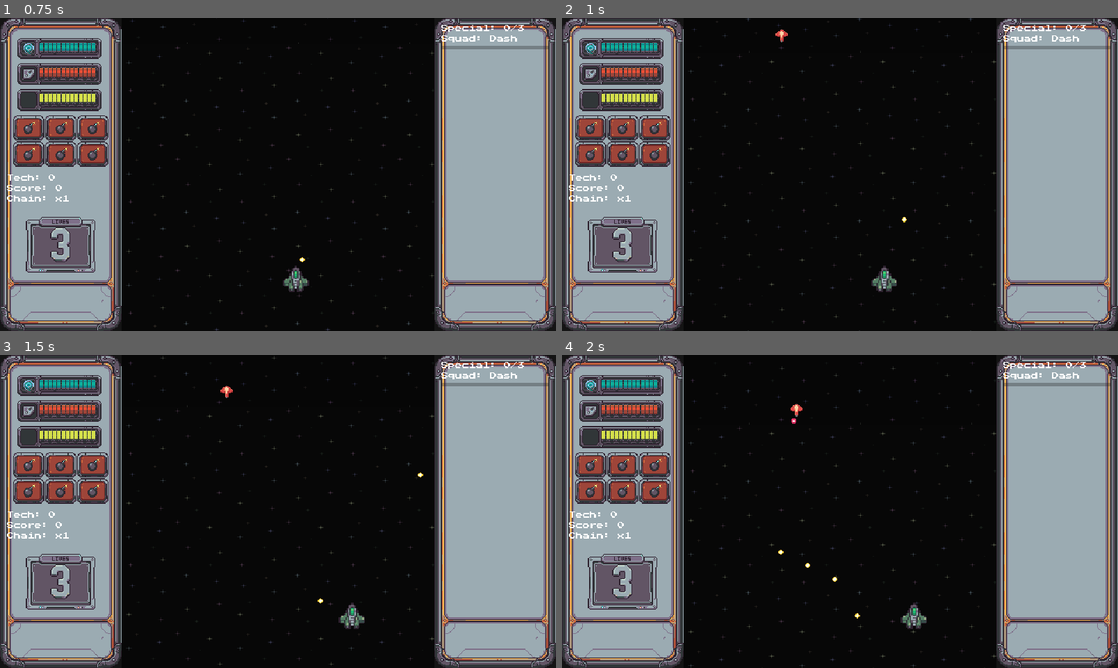
Above: before the commit, frames 1-4 (two rows, left to right).
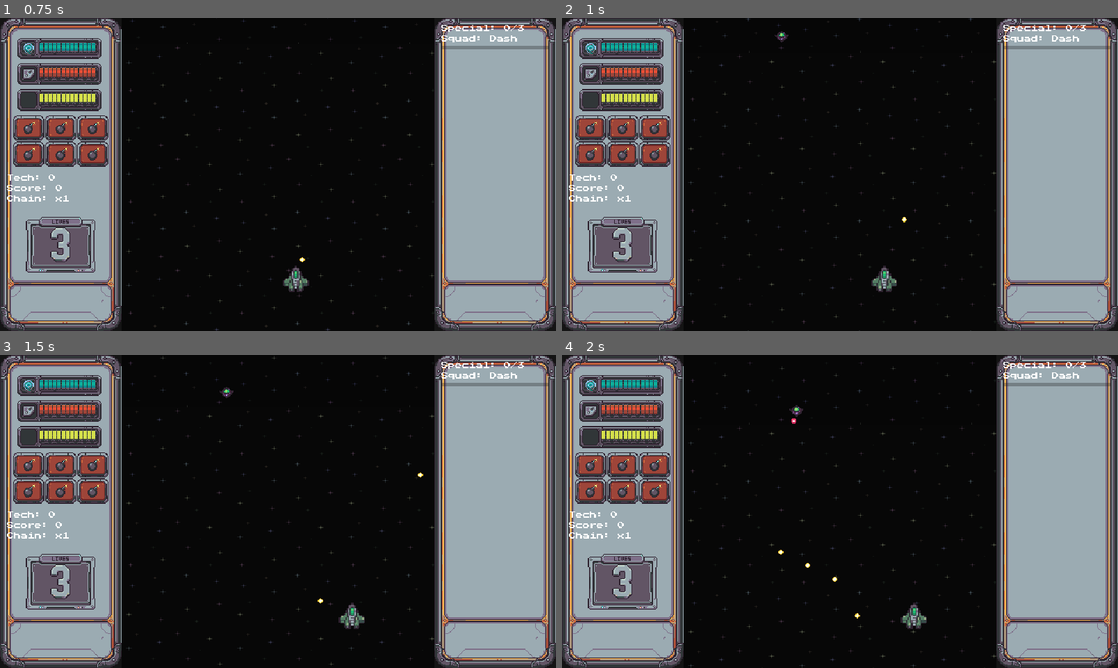
Above: after the commit, the same moments.

Repository: Funfetsunk/terra-intercept
Game: Godot game, scene res://scenes/levels/test_range.tscn
Same seed, same stepped clock (60 frames per second), same inputs: the game is played once before the commit and once after it. This scene is started directly instead of the project's main scene.
Inputs (mouse positions are in pixels of both pictures, inside the frame that each line leads up to):
- Up to frame 1 (0.75 s): tap Enter (ui_accept) at 0.5 s; move the mouse to (400, 158) at 0.52 s; hold D (p1_move_right) from 0.53 s (still down); click (400, 158) at 0.6 s
- Up to frame 2 (1 s): keep holding D (p1_move_right); tap Enter (ui_accept) at 0.77 s
- Up to frame 3 (1.5 s): release D (p1_move_right) at 1.25 s; drag from (166, 527) to (350, 614) at 1.27 s
- Up to frame 4 (2 s): no input

Frame 1 is identical in both runs. In frame 2, less than 0.1% of the frame differs, in the area x 38-41%, y 3-8%; in frame 3, less than 0.1%; in frame 4, less than 0.1%, in the area x 40-44%, y 15-20%.

Commit message:
Add real art for the drone, swarmer and lander pod
Generated with PixelLab and remapped onto Resurrect 64. The alien look
across all three is violet armour with green glowing cores. Each enemy
is now an AnimatedSprite2D driven by a SpriteFrames resource built from a
grid-sliced sheet, with a 2-frame glow pulse. The lander pod plays falling,
unfold and active animations in place of the old placeholder colour tint.
unfold_delay now defaults to 0.375s to match its 3-frame unfold.
Hitboxes are unchanged.

Co-Authored-By: Claude Opus 5.5 <noreply@anthropic.com>
Claude-Session: https://claude.ai/code/session_01H357k7vYWoZ8XVmx2UrTn5

Diff:
--- /dev/null
+++ b/art/sprites/enemies/drone_frames.tres
@@ -0,0 +1,25 @@
+[gd_resource type="SpriteFrames" format=3 uid="uid://ccah0gny3pmid"]
+
+[ext_resource type="Texture2D" uid="uid://7jey3abt4feb" path="res://art/sprites/enemies/drone.png" id="1_bpbpi"]
+
+[sub_resource type="AtlasTexture" id="AtlasTexture_fpca3"]
+atlas = ExtResource("1_bpbpi")
+region = Rect2(0, 0, 16, 16)
+
+[sub_resource type="AtlasTexture" id="AtlasTexture_aphrr"]
+atlas = ExtResource("1_bpbpi")
+region = Rect2(16, 0, 16, 16)
+
+[resource]
+animations = [{
+"frames": [{
+"duration": 1.0,
+"texture": SubResource("AtlasTexture_fpca3")
+}, {
+"duration": 1.0,
+"texture": SubResource("AtlasTexture_aphrr")
+}],
+"loop": 1,
+"name": &"idle",
+"speed": 4.0
+}]
--- /dev/null
+++ b/art/sprites/enemies/lander_pod_frames.tres
@@ -0,0 +1,63 @@
+[gd_resource type="SpriteFrames" format=3 uid="uid://bdltniuepyt3e"]
+
+[ext_resource type="Texture2D" uid="uid://cnerh43tl8v2f" path="res://art/sprites/enemies/lander_pod.png" id="1_g0pdg"]
+
+[sub_resource type="AtlasTexture" id="AtlasTexture_24m8t"]
+atlas = ExtResource("1_g0pdg")
+region = Rect2(48, 0, 24, 24)
+
+[sub_resource type="AtlasTexture" id="AtlasTexture_cgv3l"]
+atlas = ExtResource("1_g0pdg")
+region = Rect2(72, 0, 24, 24)
+
+[sub_resource type="AtlasTexture" id="AtlasTexture_iupng"]
+atlas = ExtResource("1_g0pdg")
+region = Rect2(0, 0, 24, 24)
+
+[sub_resource type="AtlasTexture" id="AtlasTexture_m1w21"]
+atlas = ExtResource("1_g0pdg")
+region = Rect2(0, 0, 24, 24)
+
+[sub_resource type="AtlasTexture" id="AtlasTexture_npb3p"]
+atlas = ExtResource("1_g0pdg")
+region = Rect2(24, 0, 24, 24)
+
+[sub_resource type="AtlasTexture" id="AtlasTexture_14hib"]
+atlas = ExtResource("1_g0pdg")
+region = Rect2(48, 0, 24, 24)
+
+[resource]
+animations = [{
+"frames": [{
+"duration": 1.0,
+"texture": SubResource("AtlasTexture_24m8t")
+}, {
+"duration": 1.0,
+"texture": SubResource("AtlasTexture_cgv3l")
+}],
+"loop": 1,
+"name": &"active",
+"speed": 4.0
+}, {
+"frames": [{
+"duration": 1.0,
+"texture": SubResource("AtlasTexture_iupng")
+}],
+"loop": 1,
+"name": &"falling",
+"speed": 1.0
+}, {
+"frames": [{
+"duration": 1.0,
+"texture": SubResource("AtlasTexture_m1w21")
+}, {
+"duration": 1.0,
+"texture": SubResource("AtlasTexture_npb3p")
+}, {
+"duration": 1.0,
+"texture": SubResource("AtlasTexture_14hib")
+}],
+"loop": 0,
+"name": &"unfold",
+"speed": 8.0
+}]
--- /dev/null
+++ b/art/sprites/enemies/swarmer_frames.tres
@@ -0,0 +1,25 @@
+[gd_resource type="SpriteFrames" format=3 uid="uid://b0pb8quiftute"]
+
+[ext_resource type="Texture2D" uid="uid://bwnurn4frlqpd" path="res://art/sprites/enemies/swarmer.png" id="1_wefpa"]
+
+[sub_resource type="AtlasTexture" id="AtlasTexture_4wxdn"]
+atlas = ExtResource("1_wefpa")
+region = Rect2(0, 0, 16, 16)
+
+[sub_resource type="AtlasTexture" id="AtlasTexture_5f7ui"]
+atlas = ExtResource("1_wefpa")
+region = Rect2(16, 0, 16, 16)
+
+[resource]
+animations = [{
+"frames": [{
+"duration": 1.0,
+"texture": SubResource("AtlasTexture_4wxdn")
+}, {
+"duration": 1.0,
+"texture": SubResource("AtlasTexture_5f7ui")
+}],
+"loop": 1,
+"name": &"idle",
+"speed": 6.0
+}]
--- a/scenes/enemies/drone.tscn
+++ b/scenes/enemies/drone.tscn
@@ -1,8 +1,8 @@
 [gd_scene format=3 uid="uid://dtnhnyl0x1y01"]
 
 [ext_resource type="Script" uid="uid://b7oa2k2dr8s8b" path="res://scenes/enemies/drone.gd" id="1_y3ws1"]
-[ext_resource type="Resource" path="res://data/enemies/drone_data.tres" id="2_dyfay"]
-[ext_resource type="Texture2D" uid="uid://1m22hov5fd1a" path="res://art/placeholder/shumped-asset-pack/atlas/enemy_arrow_red.tres" id="3_dyfay"]
+[ext_resource type="Resource" uid="uid://u1jqni3hviq8" path="res://data/enemies/drone_data.tres" id="2_dyfay"]
+[ext_resource type="SpriteFrames" uid="uid://ccah0gny3pmid" path="res://art/sprites/enemies/drone_frames.tres" id="3_dyfay"]
 
 [sub_resource type="CircleShape2D" id="CircleShape2D_xgp3v"]
 radius = 8.0
@@ -18,5 +18,7 @@
 [node name="CollisionShape2D" type="CollisionShape2D" parent="Hitbox" unique_id=137391378]
 shape = SubResource("CircleShape2D_xgp3v")
 
-[node name="Sprite" type="Sprite2D" parent="." unique_id=1511113990]
-texture = ExtResource("3_dyfay")
+[node name="Sprite" type="AnimatedSprite2D" parent="." unique_id=98424590]
+sprite_frames = ExtResource("3_dyfay")
+animation = &"idle"
+autoplay = "idle"
--- a/scenes/enemies/lander_pod.tscn
+++ b/scenes/enemies/lander_pod.tscn
@@ -2,7 +2,7 @@
 
 [ext_resource type="Script" uid="uid://ca133bydqrwd" path="res://scripts/enemies/lander_pod.gd" id="1_7trrj"]
 [ext_resource type="Resource" path="res://data/enemies/lander_pod_data.tres" id="2_632sa"]
-[ext_resource type="Texture2D" uid="uid://66nmj1453de8" path="res://art/placeholder/shumped-asset-pack/atlas/enemy_mech_a.tres" id="3_632sa"]
+[ext_resource type="SpriteFrames" uid="uid://bdltniuepyt3e" path="res://art/sprites/enemies/lander_pod_frames.tres" id="3_632sa"]
 
 [sub_resource type="CircleShape2D" id="CircleShape2D_jgvt8"]
 
@@ -17,6 +17,6 @@
 [node name="CollisionShape2D" type="CollisionShape2D" parent="Hitbox" unique_id=1650181556]
 shape = SubResource("CircleShape2D_jgvt8")
 
-[node name="Sprite" type="Sprite2D" parent="." unique_id=26736131]
-scale = Vector2(0.7, 0.7)
-texture = ExtResource("3_632sa")
+[node name="Sprite" type="AnimatedSprite2D" parent="." unique_id=13423104]
+sprite_frames = ExtResource("3_632sa")
+animation = &"falling"
--- a/scenes/enemies/swarmer.tscn
+++ b/scenes/enemies/swarmer.tscn
@@ -1,8 +1,8 @@
 [gd_scene format=3 uid="uid://c2ntt3im5qe7m"]
 
 [ext_resource type="Script" uid="uid://c80pw5bvot3ny" path="res://scenes/enemies/swarmer.gd" id="1_u711w"]
-[ext_resource type="Resource" path="res://data/enemies/swarmer_data.tres" id="2_big0i"]
-[ext_resource type="Texture2D" uid="uid://1m22hov5fd1a" path="res://art/placeholder/shumped-asset-pack/atlas/enemy_arrow_red.tres" id="3_big0i"]
+[ext_resource type="Resource" uid="uid://b34452a8ko853" path="res://data/enemies/swarmer_data.tres" id="2_big0i"]
+[ext_resource type="SpriteFrames" uid="uid://b0pb8quiftute" path="res://art/sprites/enemies/swarmer_frames.tres" id="3_big0i"]
 
 [sub_resource type="CircleShape2D" id="CircleShape2D_8lfaa"]
 radius = 7.0
@@ -18,6 +18,7 @@
 [node name="CollisionShape2D" type="CollisionShape2D" parent="Hitbox" unique_id=1016792493]
 shape = SubResource("CircleShape2D_8lfaa")
 
-[node name="Sprite" type="Sprite2D" parent="." unique_id=1879318806]
-modulate = Color(1, 0.55, 0.15, 1)
-texture = ExtResource("3_big0i")
+[node name="Sprite" type="AnimatedSprite2D" parent="." unique_id=779234156]
+sprite_frames = ExtResource("3_big0i")
+animation = &"idle"
+autoplay = "idle"
--- a/scripts/enemies/lander_pod.gd
+++ b/scripts/enemies/lander_pod.gd
@@ -2,12 +2,19 @@
 
 @export var fall_speed: float = 30.0
 @export var land_y: float = 160.0
-@export var unfold_delay: float = 0.1
-@export var active_color: Color = Color(0.9, 0.3, 0.15, 1.0)
+## How long the pod stays harmless while it unfolds. Matches the length of the
+## "unfold" animation (3 frames at 8fps) so it starts firing as the legs lock.
+@export var unfold_delay: float = 0.375
 
 enum _State { FALLING, UNFOLDING, ACTIVE }
 var _state: _State = _State.FALLING
 var _unfold_timer: float = 0.0
+
+@onready var _sprite: AnimatedSprite2D = $Sprite
+
+func _ready() -> void:
+	super._ready()
+	_sprite.play("falling")
 
 func _process_movement(delta: float) -> void:
 	if _state == _State.FALLING:
@@ -16,11 +23,12 @@
 			global_position.y = land_y
 			_state = _State.UNFOLDING
 			_unfold_timer = unfold_delay
+			_sprite.play("unfold")
 	elif _state == _State.UNFOLDING:
 		_unfold_timer -= delta
 		if _unfold_timer <= 0.0:
 			_state = _State.ACTIVE
-			$Sprite.modulate = active_color
+			_sprite.play("active")
 
 func _process_pattern(delta: float) -> void:
 	if _state != _State.ACTIVE:
Binary file added: art/sprites/enemies/drone.png
Not shown, added: art/sprites/enemies/drone.png.import
Binary file added: art/sprites/enemies/lander_pod.png
Not shown, added: art/sprites/enemies/lander_pod.png.import
Binary file added: art/sprites/enemies/swarmer.png
Not shown, added: art/sprites/enemies/swarmer.png.import
